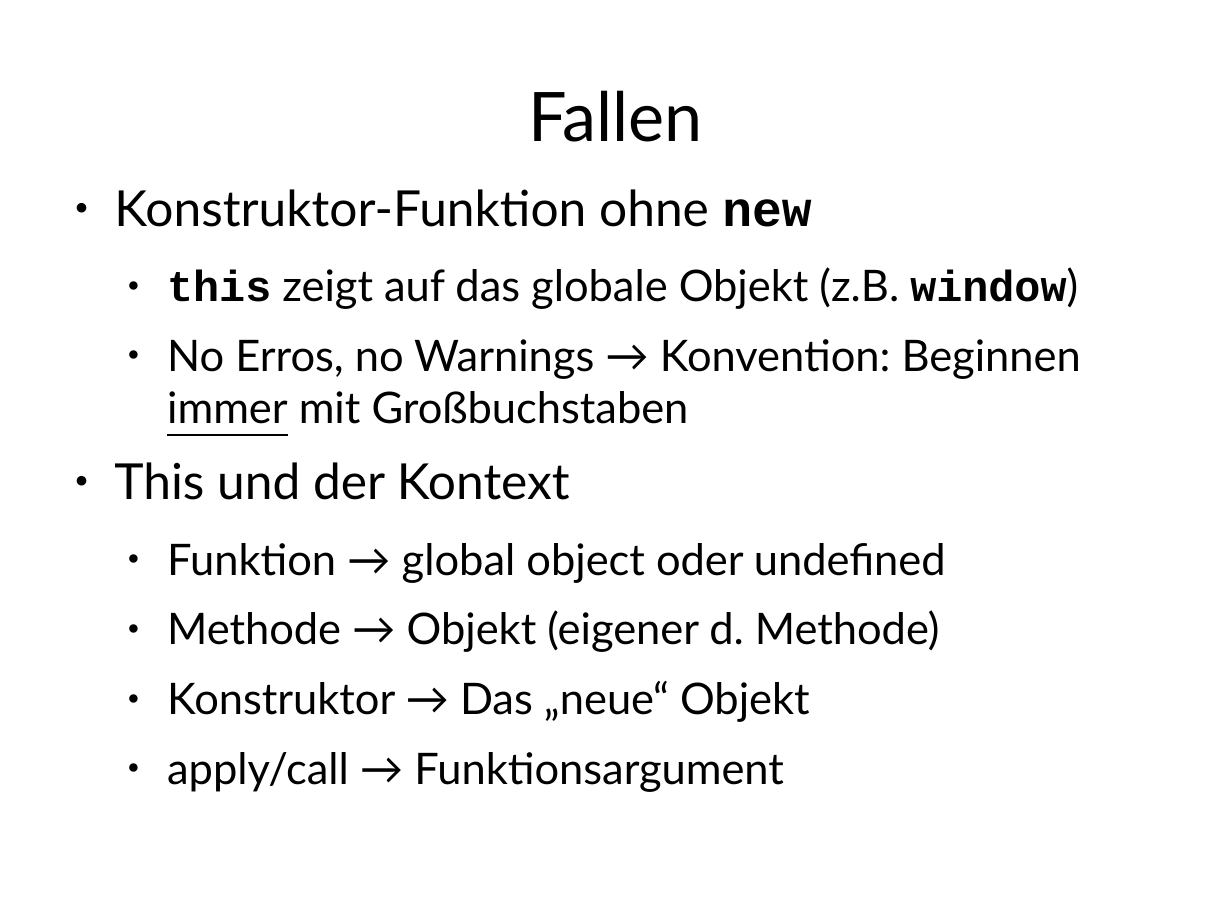
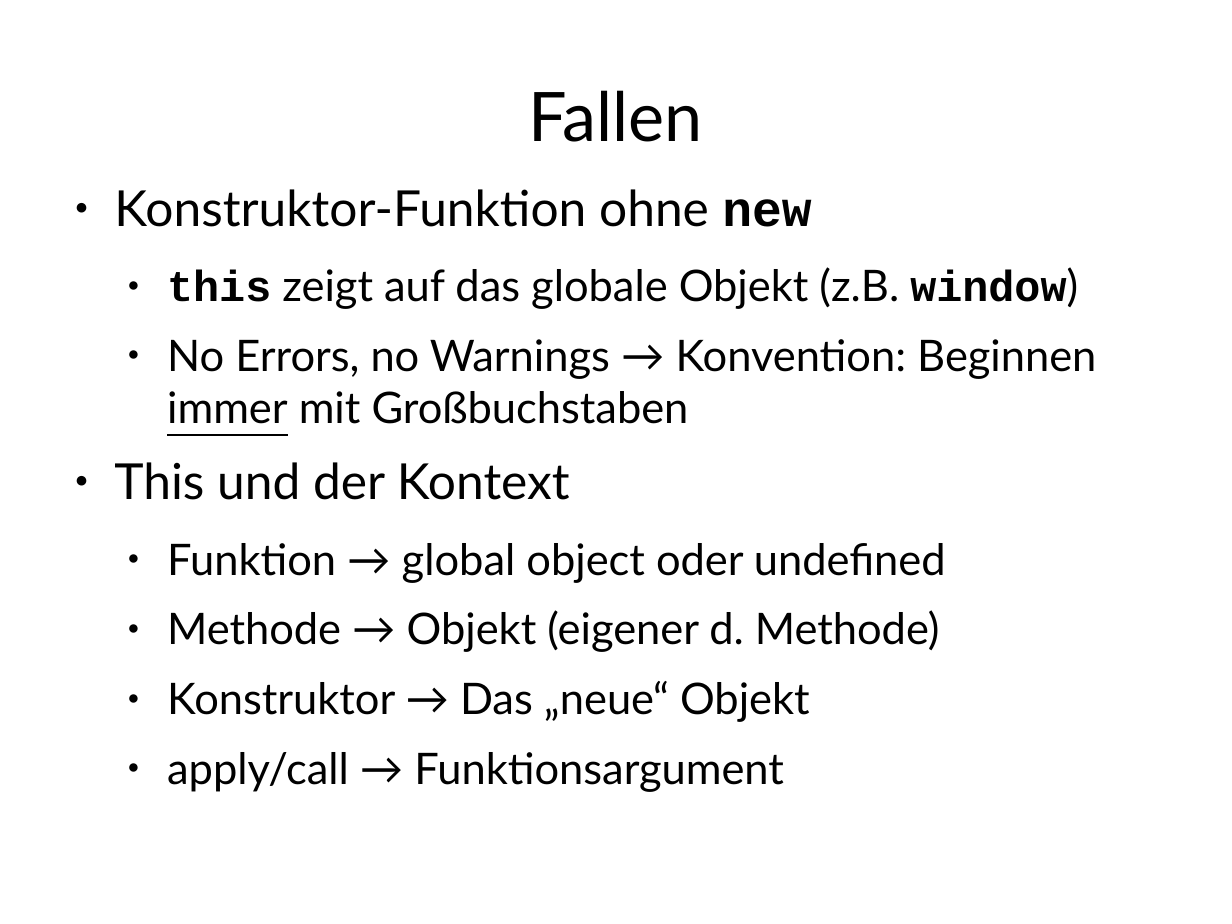
Before and after one commit to Weltraumschaf/Slides, a slide deck: slide 43 of JavaScript - Es ist nicht C/JavaScript-ItsNotC.odp. Drawn at 1232x924 pixels with LibreOffice and Linux fonts; fonts in the diff are those of the drawing. Boxes give left, top, right and bottom in pixels: in the first picture for what was removed or moved away, otherwise in the second. Text is boxed around its words. In the diff, an @@ line names an element or a change of style, - is before the commit and + after.

```diff
--- a/JavaScript - Es ist nicht C/JavaScript-ItsNotC.odp
+++ b/JavaScript - Es ist nicht C/JavaScript-ItsNotC.odp
@@ text at [167, 339, 1096, 424]: text changed @@
-  ● No Erros, no Warnings → Konvention: Beginnen immer mit Großbuchstaben
+  ● No Errors, no Warnings → Konvention: Beginnen immer mit Großbuchstaben
```
Also in this commit, not shown: 7 other slides changed, 1 other file.
